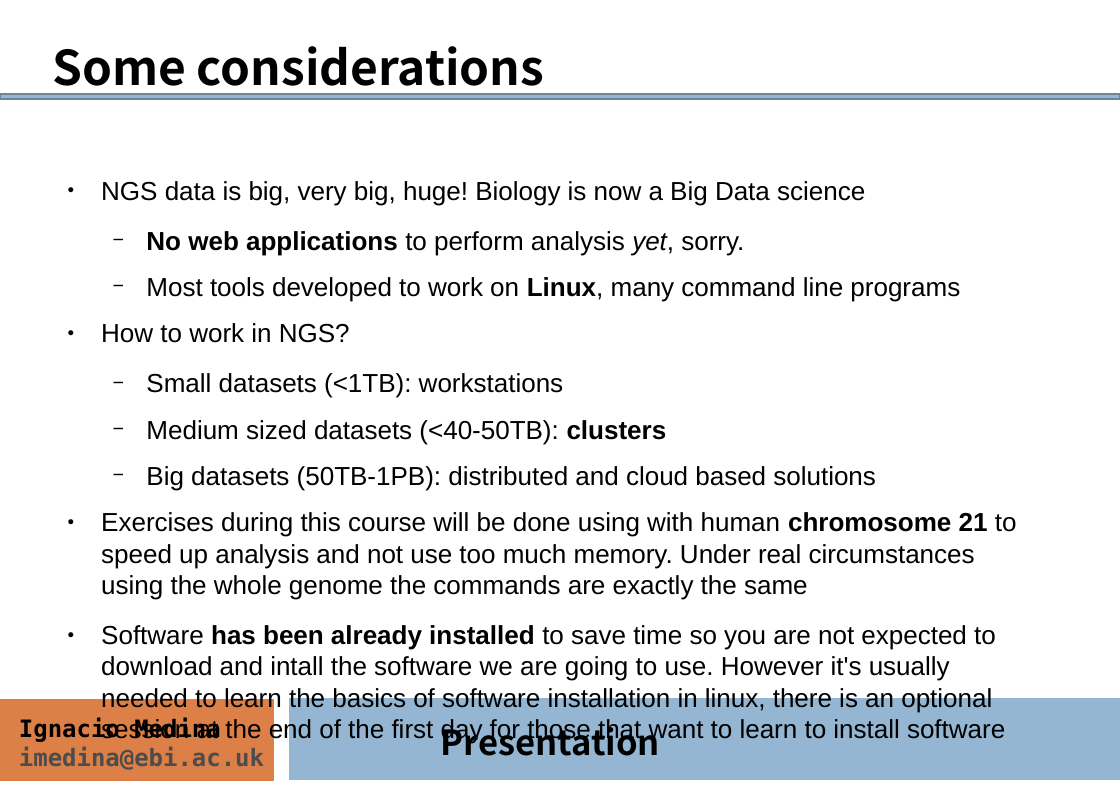
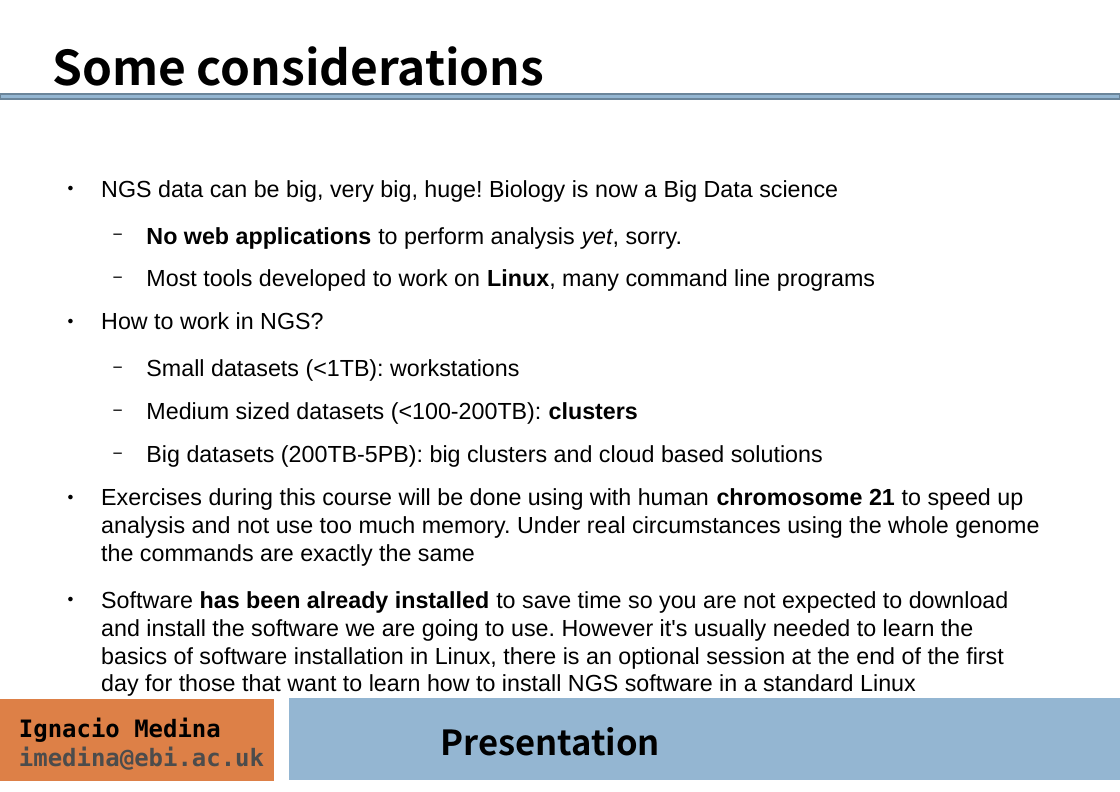
Before and after one commit to ngs-course/ngs-course.github.io, a slide deck: slide 9 of Course_Materials/presentation/presentation_mda14.odp. Drawn at 1120x792 pixels with LibreOffice and Linux fonts; fonts in the diff are those of the drawing. Boxes give left, top, right and bottom in pixels: in the first picture for what was removed or moved away, otherwise in the second. Text is boxed around its words. In the diff, an @@ line names an element or a change of style, - is before the commit and + after.

```diff
--- a/Course_Materials/presentation/presentation_mda14.odp
+++ b/Course_Materials/presentation/presentation_mda14.odp
@@ text at (x1=101, y1=180, x2=838, y2=202): text changed; size 19.6 to 17.5 pt @@
-● NGS data is big, very big, huge! Biology is now a Big Data science
+● NGS data can be big, very big, huge! Biology is now a Big Data science
@@ text at (x1=101, y1=227, x2=1039, y2=566): size 19.6 to 17.5 pt in "No web applications to perform analysis yet, ...", "Most tools developed to work on Linux, ...", "How to work in NGS?", "Small datasets (<1TB): workstations" and 1 more places @@
@@ text at (x1=146, y1=402, x2=823, y2=467): text changed; size 19.6 to 17.5 pt @@
-  − Medium sized datasets (<40-50TB): clusters
-  − Big datasets (50TB-1PB): distributed and cloud based solutions
+  − Medium sized datasets (<100-200TB): clusters
+  − Big datasets (200TB-5PB): big clusters and cloud based solutions
@@ text at (x1=101, y1=591, x2=1009, y2=696): text changed; size 19.6 to 17.5 pt @@
-● Software has been already installed to save time so you are not expected to download and intall the software we are going to use. However it's usually needed to learn the basics of software installation in linux, there is an optional session at the end of the first day for those that want to learn to install software
+● Software has been already installed to save time so you are not expected to download and install the software we are going to use. However it's usually needed to learn the basics of software installation in Linux, there is an optional session at the end of the first day for those that want to learn how to install NGS software in a standard Linux
```
Also in this commit, not shown: 6 other slides changed, 1 other file.
